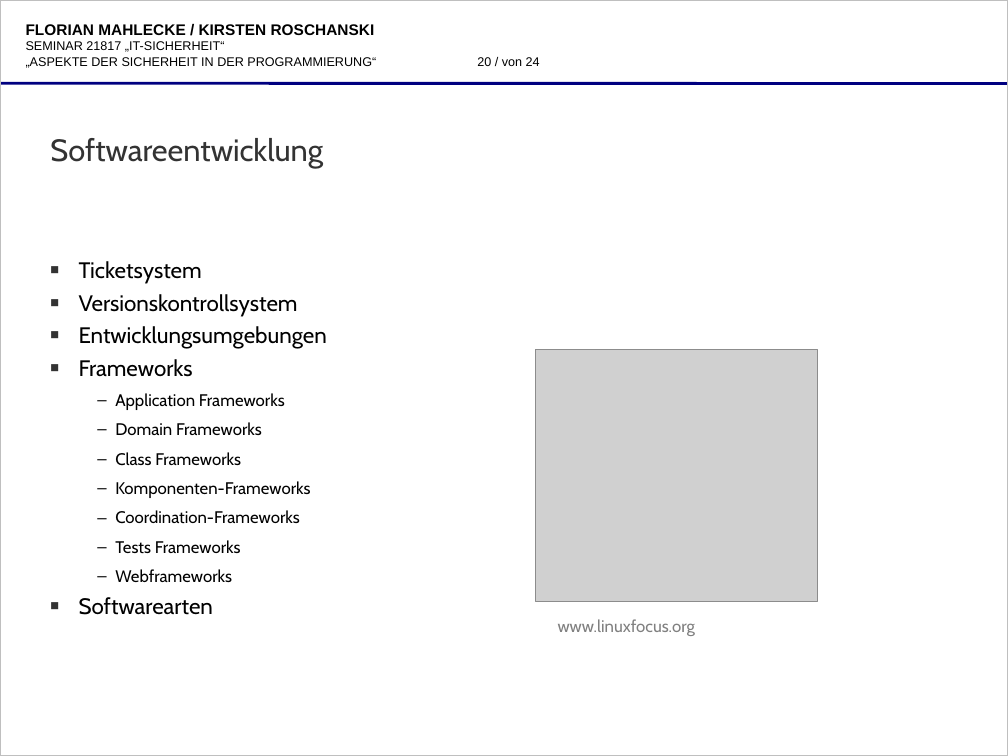
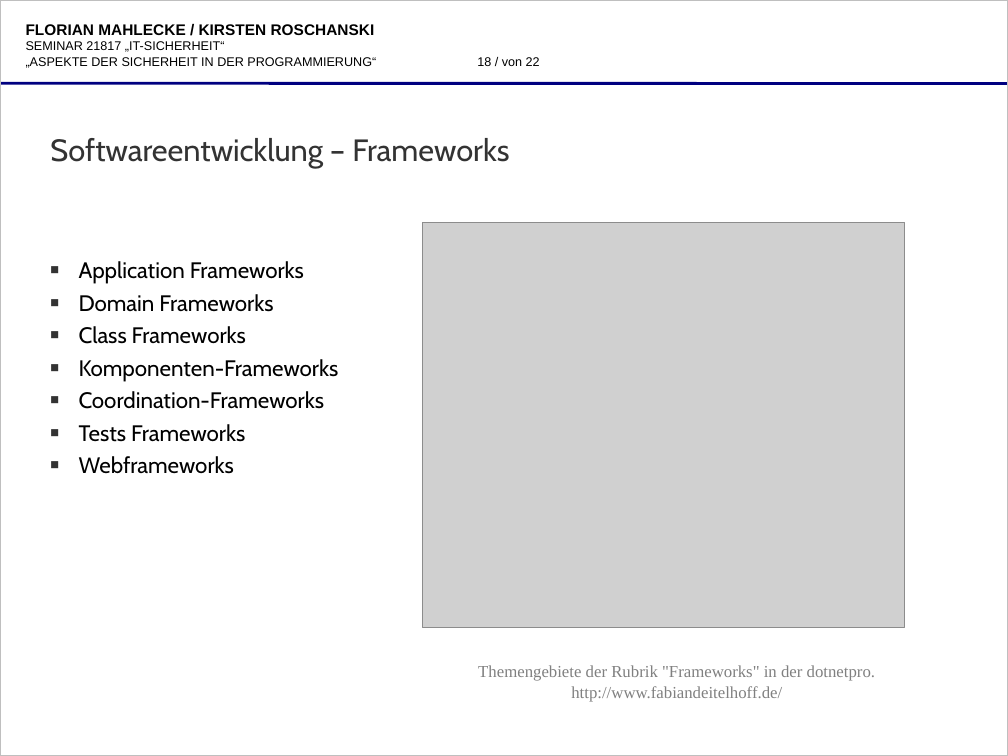
Before and after one commit to katgirl/FernUni, a slide deck: slide 18 of praesentation/21817-folien-9053522,8632014-roschanski,mahlecke-aspekte_der_sicheren_programmierung.odp (slide 20 before the commit). Drawn at 1008x756 pixels with LibreOffice and Linux fonts; fonts in the diff are those of the drawing; grey boxes stand for pictures; background and template pictures are left out. Boxes give left, top, right and bottom in pixels: in the first picture for what was removed or moved away, otherwise in the second. Text is boxed around its words. In the diff, an @@ line names an element or a change of style, - is before the commit and + after.

```diff
--- a/praesentation/21817-folien-9053522,8632014-roschanski,mahlecke-aspekte_der_sicheren_programmierung.odp
+++ b/praesentation/21817-folien-9053522,8632014-roschanski,mahlecke-aspekte_der_sicheren_programmierung.odp
@@ page number at box(477, 57, 540, 66): text changed @@
-20 / von 24
+18 / von 22
@@ title at box(50, 138, 509, 167): text changed @@
-Softwareentwicklung
+Softwareentwicklung – Frameworks
@@ picture: place and size @@
-picture at box(535, 349, 817, 601)
+picture at box(422, 222, 905, 627)
@@ text "Application Frameworks" at box(79, 261, 339, 474): size 12 to 16 pt; bullet – to ■; list level 2 to 1 in "Application Frameworks"; line spacing 1.25 to 1; bullet colour #000000 to #333333; list level 2 to 1 in "Domain Frameworks"; list level 2 to 1 in "Class Frameworks"; list level 2 to 1 in "Komponenten-Frameworks"; list level 2 to 1 in "Coordination-Frameworks"; list level 2 to 1 in "Tests Frameworks"; list level 2 to 1 in "Webframeworks" @@
@@ text at box(79, 261, 327, 377): paragraphs removed @@
-■ Ticketsystem
-■ Versionskontrollsystem
-■ Entwicklungsumgebungen
-■ Frameworks
@@ text at box(79, 597, 213, 615): paragraph removed @@
-■ Softwarearten
@@ text removed at box(558, 619, 695, 636) @@
-www.linuxfocus.org
@@ text added at box(478, 665, 875, 702), 12 pt, text #808080 @@
+Themengebiete der Rubrik "Frameworks" in der dotnetpro.
+http://www.fabiandeitelhoff.de/
```
Also in this commit, not shown: 9 other slides changed, 4 slides added.
